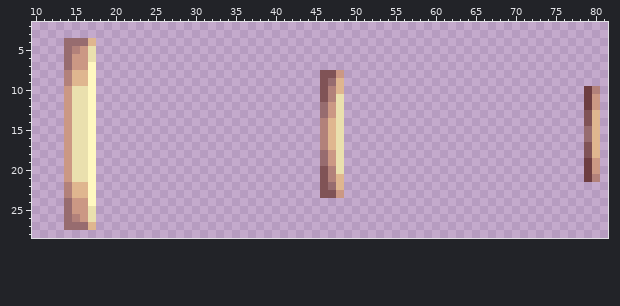
Pixel-art file -- Dragon.gmx/GFX/tossMe.aseprite. The first picture shows the starting point.
96x32 pixels, 1 frame. Shown: x 10..81, y 2..28.
After the commit:
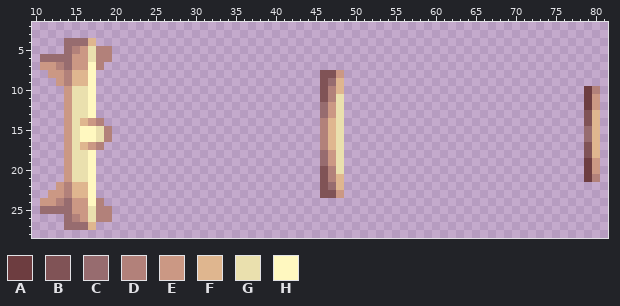
Palette (. is transparent): A #6d3d40  B #805356  C #976c6f  D #b2817a  E #cb9884  F #dfb68f  G #eae0ae  H #fff8c0
The edit:
There is now colour C in row 6 at x 11 to 13; in row 25 at x 11 to 13.
There is now colour D in rows 5 to 6 at x 18 to 19; in row 7 at x 13 and 18; in row 14 at x 18; in rows 15 to 16 at x 19; in row 17 at x 18; in row 24 at x 13 and 18.
There is now colour D in rows 25 to 26 at x 18 to 19.
There is now colour E in row 7 at x 11 to 12; in row 8 at x 12 to 13; in row 9 at x 13; in row 22 at x 13; in row 23 at x 12 to 13; in row 24 at x 11 to 12.
The edit turns colour H into colour E in row 14 at x 17; in row 17 at x 17.
The edit turns colour G into colour F in row 14 at x 16; in row 17 at x 16.
There is now colour G in rows 15 to 16 at x 18.
The edit turns colour G into colour H in rows 15 to 16 at x 16.
Where, in picture pixels (left, top, right, bottom), the same in both pictures:
added: (40, 46, 112, 86)
changed: (40, 118, 112, 222)
